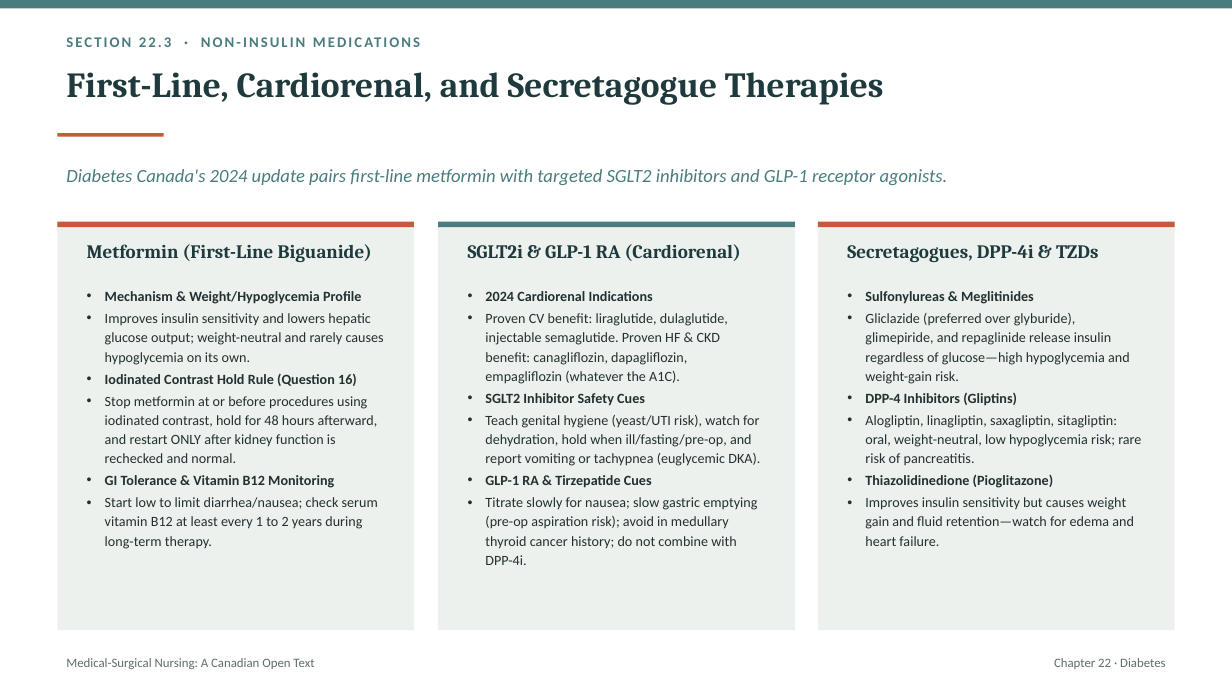
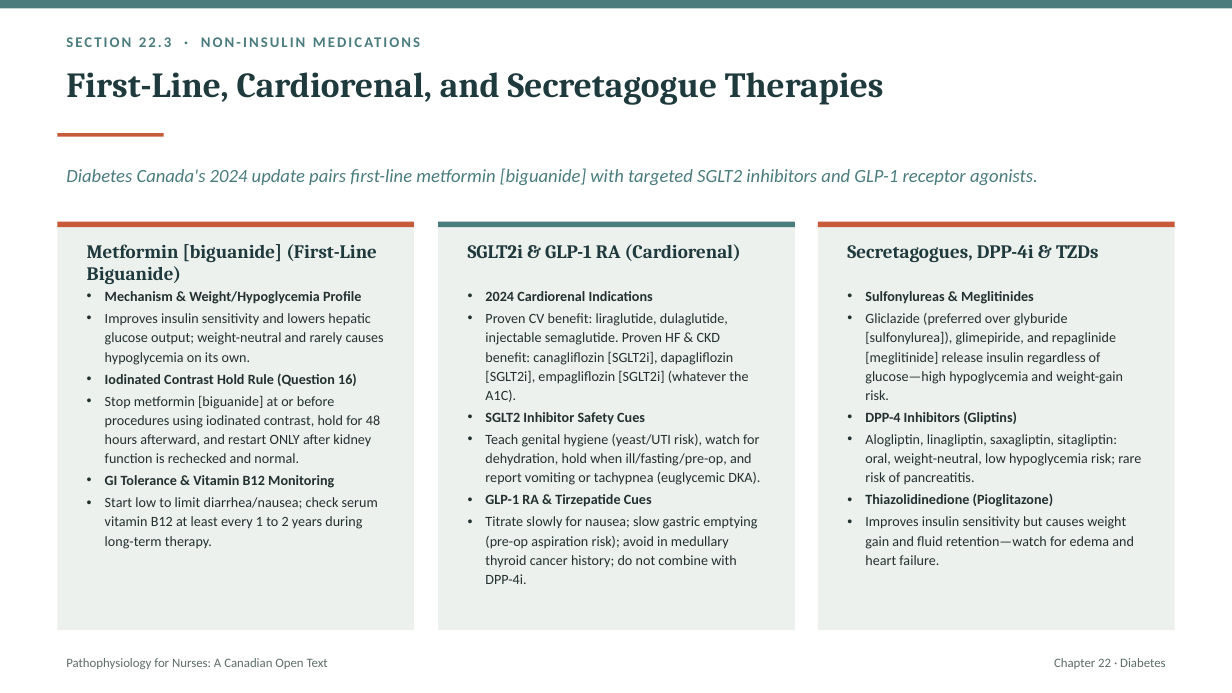
Before and after one commit to andrewleenl/opensourcenursing, a slide deck: slide 15 of Ch22_Diabetes_Lecture_Presentation.pptx (slide 14 before the commit). Drawn at 1232x693 pixels with LibreOffice and Linux fonts; fonts in the diff are those of the drawing. Boxes give left, top, right and bottom in pixels: in the first picture for what was removed or moved away, otherwise in the second. Text is boxed around its words. In the diff, an @@ line names an element or a change of style, - is before the commit and + after.

```diff
--- a/Ch22_Diabetes_Lecture_Presentation.pptx
+++ b/Ch22_Diabetes_Lecture_Presentation.pptx
@@ text at (66,168,1038,185): text changed @@
-Diabetes Canada's 2024 update pairs first-line metformin with targeted SGLT2 inhibitors and GLP-1 receptor agonists.
+Diabetes Canada's 2024 update pairs first-line metformin [biguanide] with targeted SGLT2 inhibitors and GLP-1 receptor agonists.
@@ text at (87,244,377,284): text changed @@
-Metformin (First-Line Biguanide)
+Metformin [biguanide] (First-Line Biguanide)
@@ text at (485,313,748,402): text changed @@
-• Proven CV benefit: liraglutide, dulaglutide, injectable semaglutide. Proven HF & CKD benefit: canagliflozin, dapagliflozin, empagliflozin (whatever the A1C).
+• Proven CV benefit: liraglutide, dulaglutide, injectable semaglutide. Proven HF & CKD benefit: canagliflozin [SGLT2i], dapagliflozin [SGLT2i], empagliflozin [SGLT2i] (whatever the A1C).
@@ text at (865,313,1123,400): text changed @@
-• Gliclazide (preferred over glyburide), glimepiride, and repaglinide release insulin regardless of glucose—high hypoglycemia and weight-gain risk.
+• Gliclazide (preferred over glyburide [sulfonylurea]), glimepiride, and repaglinide [meglitinide] release insulin regardless of glucose—high hypoglycemia and weight-gain risk.
@@ text at (105,395,380,463): text changed @@
-• Stop metformin at or before procedures using iodinated contrast, hold for 48 hours afterward, and restart ONLY after kidney function is rechecked and normal.
+• Stop metformin [biguanide] at or before procedures using iodinated contrast, hold for 48 hours afterward, and restart ONLY after kidney function is rechecked and normal.
@@ text at (66,658,328,669): text changed @@
-Medical-Surgical Nursing: A Canadian Open Text
+Pathophysiology for Nurses: A Canadian Open Text
```
Also in this commit, not shown: 21 other slides changed, 1 slide added, 1 other file.
